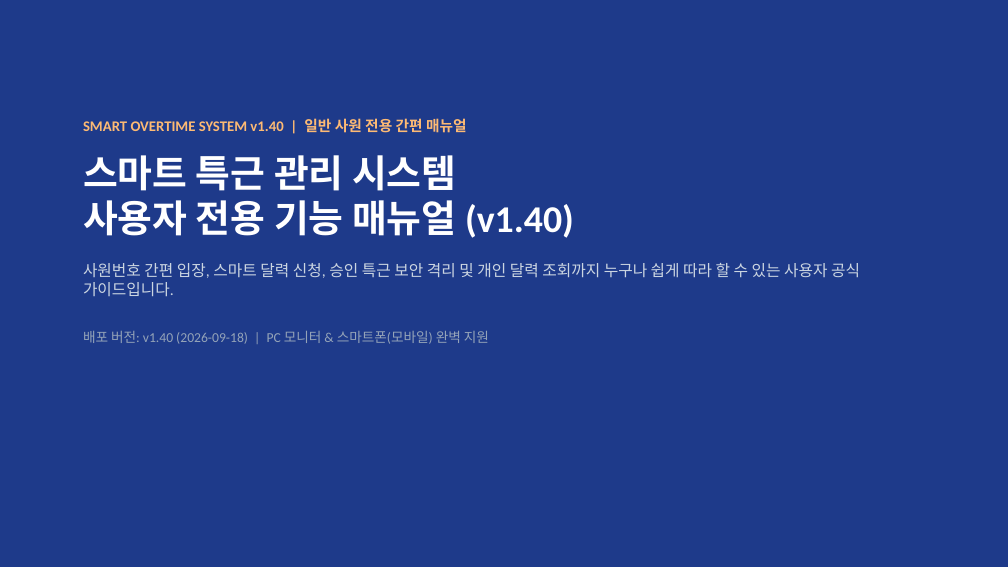
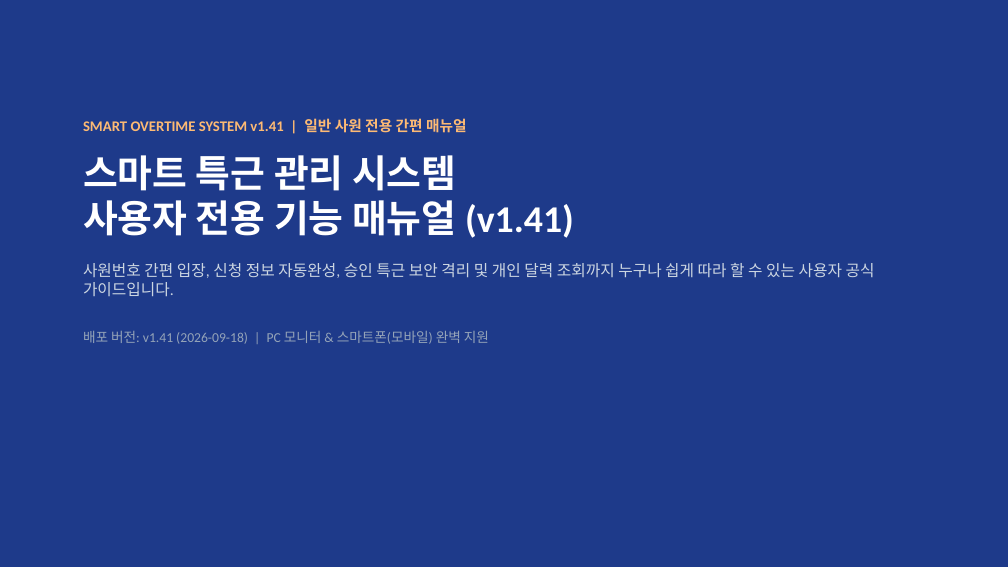
Before and after one commit to rorma34-lab/team-overtime-manager, a slide deck: slide 1 of Overtime_User_Manual.pptx. Drawn at 1008x567 pixels with LibreOffice and Linux fonts; fonts in the diff are those of the drawing. Boxes give left, top, right and bottom in pixels: in the first picture for what was removed or moved away, otherwise in the second. Text is boxed around its words. In the diff, an @@ line names an element or a change of style, - is before the commit and + after.

```diff
--- a/Overtime_User_Manual.pptx
+++ b/Overtime_User_Manual.pptx
@@ text at bbox=[83, 118, 875, 344]: text changed @@
-SMART OVERTIME SYSTEM v1.40 | 일반 사원 전용 간편 매뉴얼
-스마트 특근 관리 시스템
-사용자 전용 기능 매뉴얼 (v1.40)
-사원번호 간편 입장, 스마트 달력 신청, 승인 특근 보안 격리 및 개인 달력 조회까지 누구나 쉽게 따라 할 수 있는 사용자 공식 가이드입니다.
-배포 버전: v1.40 (2026-09-18) | PC 모니터 & 스마트폰(모바일) 완벽 지원
+SMART OVERTIME SYSTEM v1.41 | 일반 사원 전용 간편 매뉴얼
+스마트 특근 관리 시스템
+사용자 전용 기능 매뉴얼 (v1.41)
+사원번호 간편 입장, 신청 정보 자동완성, 승인 특근 보안 격리 및 개인 달력 조회까지 누구나 쉽게 따라 할 수 있는 사용자 공식 가이드입니다.
+배포 버전: v1.41 (2026-09-18) | PC 모니터 & 스마트폰(모바일) 완벽 지원
```
Also in this commit, not shown: 1 other slide changed, 11 other files.
